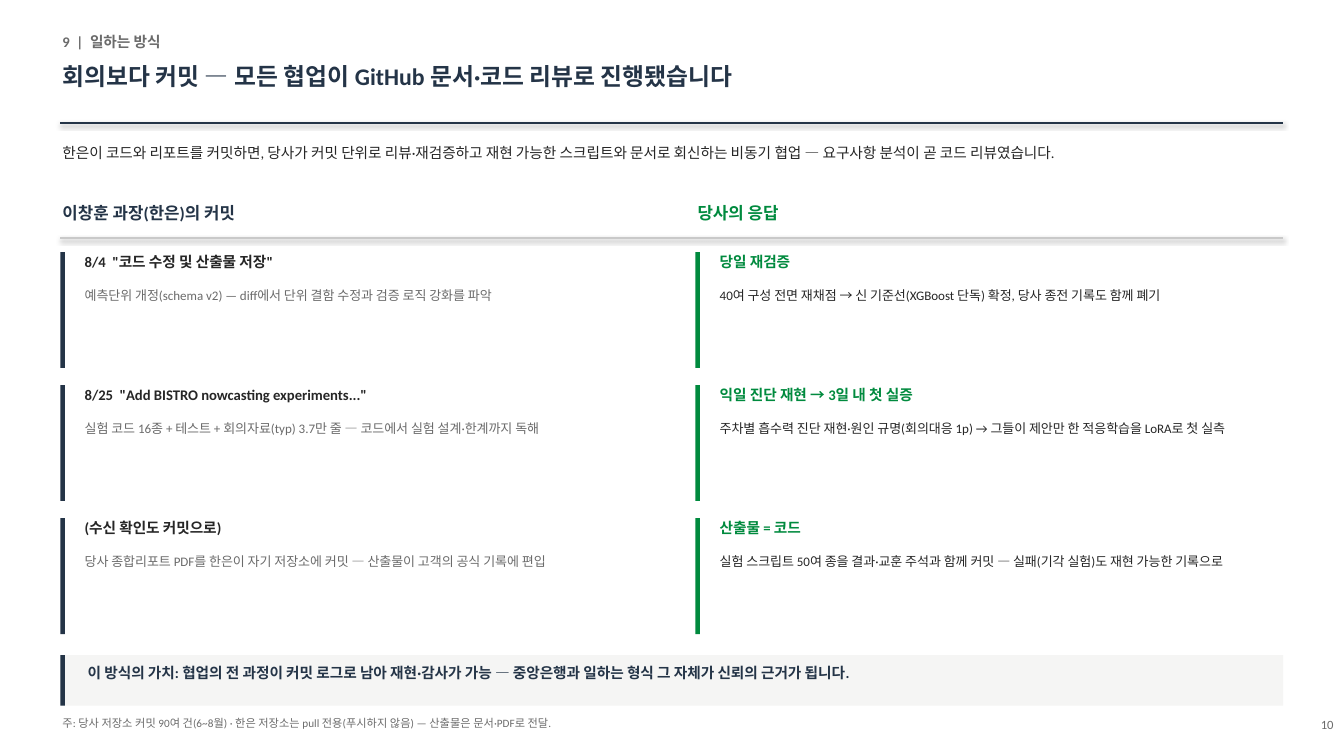
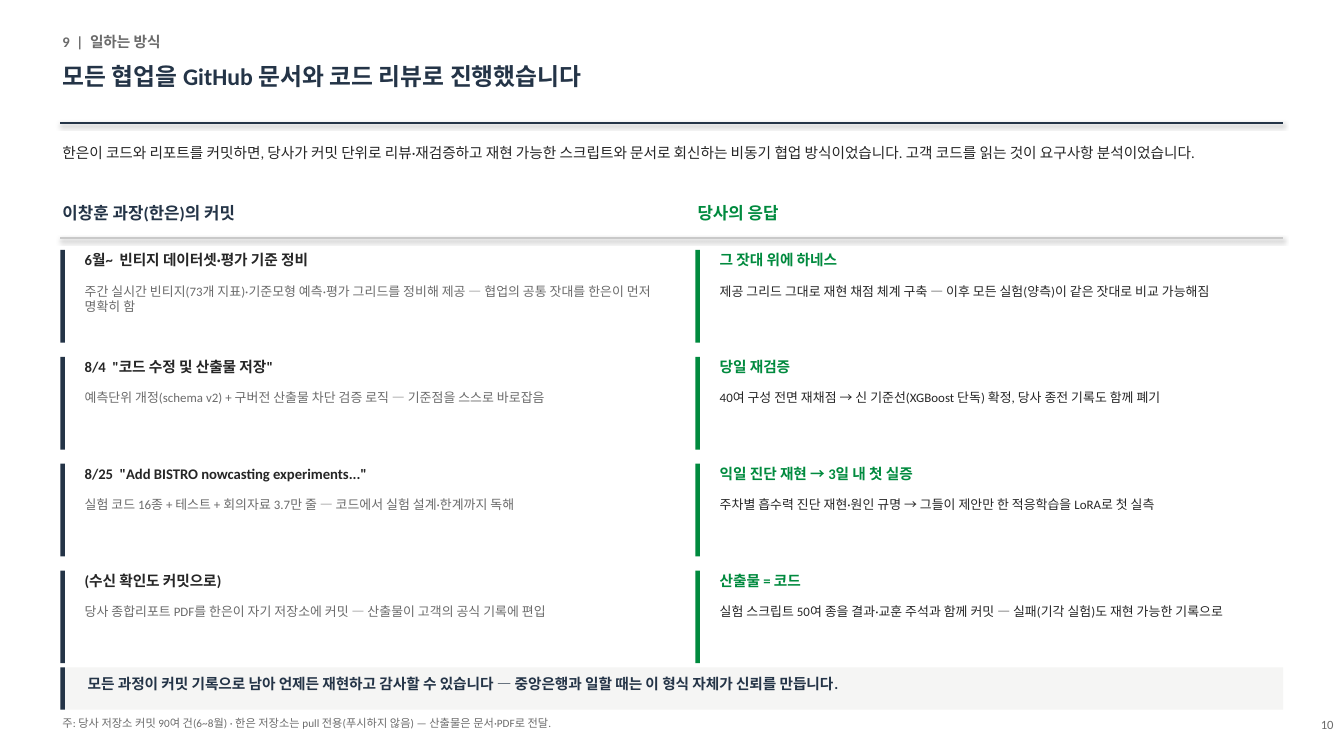
Before and after one commit to shezgone/bistro-lstm, a slide deck: slide 10 of docs/한은협업_여정보고_대표_2026-09-01.pptx. Drawn at 1344x756 pixels with LibreOffice and Linux fonts; fonts in the diff are those of the drawing. Boxes give left, top, right and bottom in pixels: in the first picture for what was removed or moved away, otherwise in the second. Text is boxed around its words. In the diff, an @@ line names an element or a change of style, - is before the commit and + after.

```diff
--- a/docs/한은협업_여정보고_대표_2026-09-01.pptx
+++ b/docs/한은협업_여정보고_대표_2026-09-01.pptx
@@ text at bbox=[62, 65, 582, 87]: text changed @@
-회의보다 커밋 — 모든 협업이 GitHub 문서·코드 리뷰로 진행됐습니다
+모든 협업을 GitHub 문서와 코드 리뷰로 진행했습니다
@@ text at bbox=[62, 145, 1195, 160]: text changed @@
-한은이 코드와 리포트를 커밋하면, 당사가 커밋 단위로 리뷰·재검증하고 재현 가능한 스크립트와 문서로 회신하는 비동기 협업 — 요구사항 분석이 곧 코드 리뷰였습니다.
+한은이 코드와 리포트를 커밋하면, 당사가 커밋 단위로 리뷰·재검증하고 재현 가능한 스크립트와 문서로 회신하는 비동기 협업 방식이었습니다. 고객 코드를 읽는 것이 요구사항 분석이었습니다.
@@ rectangle: place and size @@
-rectangle at bbox=[60, 252, 65, 368]
+rectangle at bbox=[60, 250, 65, 343]
@@ text added at bbox=[85, 252, 308, 267], 10.5 pt, text #262626, bold @@
+6월~ 빈티지 데이터셋·평가 기준 정비
@@ rectangle: place and size @@
-rectangle at bbox=[696, 252, 700, 368]
+rectangle at bbox=[696, 250, 700, 343]
@@ text added at bbox=[720, 252, 837, 267], 10.5 pt, text #008A3E, bold @@
+그 잣대 위에 하네스
@@ text at bbox=[85, 285, 651, 312]: text changed; size 9.3 to 9.2 pt @@
-예측단위 개정(schema v2) — diff에서 단위 결함 수정과 검증 로직 강화를 파악
+주간 실시간 빈티지(73개 지표)·기준모형 예측·평가 그리드를 정비해 제공 — 협업의 공통 잣대를 한은이 먼저 명확히 함
@@ text added at bbox=[720, 285, 1210, 298], 9.2 pt, text #262626 @@
+제공 그리드 그대로 재현 채점 체계 구축 — 이후 모든 실험(양측)이 같은 잣대로 비교 가능해짐
@@ rectangle: place and size @@
-rectangle at bbox=[60, 385, 65, 501]
+rectangle at bbox=[60, 357, 65, 450]
@@ text "8/4 "코드 수정 및 산출물 ...": place and size @@
-text "8/4 "코드 수정 및 산출물 ..." at bbox=[85, 254, 272, 269]
+text "8/4 "코드 수정 및 산출물 ..." at bbox=[85, 359, 272, 374]
@@ rectangle: place and size @@
-rectangle at bbox=[696, 385, 700, 501]
+rectangle at bbox=[696, 357, 700, 450]
@@ text "당일 재검증": place and size @@
-text "당일 재검증" at bbox=[720, 254, 790, 269]
+text "당일 재검증" at bbox=[720, 359, 790, 374]
@@ size 9.3 to 9.2 pt in 3 elements at bbox=[85, 605, 546, 617], bbox=[720, 605, 1223, 618], bbox=[720, 391, 1161, 404] @@
@@ text "40여 구성 전면 재채점 → ...": place and size @@
-text "40여 구성 전면 재채점 → ..." at bbox=[720, 289, 1161, 302]
+text "40여 구성 전면 재채점 → ..." at bbox=[720, 391, 1161, 404]
@@ text added at bbox=[85, 391, 545, 404], 9.2 pt, text #6B6B6B @@
+예측단위 개정(schema v2) + 구버전 산출물 차단 검증 로직 — 기준점을 스스로 바로잡음
@@ rectangle: place and size @@
-rectangle at bbox=[60, 518, 65, 634]
+rectangle at bbox=[60, 464, 65, 557]
@@ text "8/25 "Add BISTRO nowcasting experiments..."": place and size @@
-text "8/25 "Add BISTRO nowcasting experiments..."" at bbox=[85, 389, 367, 403]
+text "8/25 "Add BISTRO nowcasting experiments..."" at bbox=[85, 468, 367, 482]
@@ rectangle: place and size @@
-rectangle at bbox=[696, 518, 700, 634]
+rectangle at bbox=[696, 464, 700, 557]
@@ text "익일 진단 재현 → 3일 ...": place and size @@
-text "익일 진단 재현 → 3일 ..." at bbox=[720, 387, 913, 402]
+text "익일 진단 재현 → 3일 ..." at bbox=[720, 466, 913, 481]
@@ text at bbox=[85, 498, 514, 510]: text changed; size 9.3 to 9.2 pt @@
-실험 코드 16종 + 테스트 + 회의자료(typ) 3.7만 줄 — 코드에서 실험 설계·한계까지 독해
+실험 코드 16종 + 테스트 + 회의자료 3.7만 줄 — 코드에서 실험 설계·한계까지 독해
@@ text at bbox=[720, 498, 1155, 510]: text changed; size 9.3 to 9.2 pt @@
-주차별 흡수력 진단 재현·원인 규명(회의대응 1p) → 그들이 제안만 한 적응학습을 LoRA로 첫 실측
+주차별 흡수력 진단 재현·원인 규명 → 그들이 제안만 한 적응학습을 LoRA로 첫 실측
@@ rectangle added at bbox=[60, 571, 65, 663], fill #243447 @@
@@ text "(수신 확인도 커밋으로)": place and size @@
-text "(수신 확인도 커밋으로)" at bbox=[85, 520, 221, 535]
+text "(수신 확인도 커밋으로)" at bbox=[85, 573, 221, 588]
@@ rectangle added at bbox=[696, 571, 700, 663], fill #008A3E @@
@@ text "산출물 = 코드": place and size @@
-text "산출물 = 코드" at bbox=[720, 521, 801, 534]
+text "산출물 = 코드" at bbox=[720, 574, 801, 587]
@@ text "당사 종합리포트 PDF를 한은이 자기 ...": place and size @@
-text "당사 종합리포트 PDF를 한은이 자기 ..." at bbox=[85, 555, 546, 567]
+text "당사 종합리포트 PDF를 한은이 자기 ..." at bbox=[85, 605, 546, 617]
@@ text "실험 스크립트 50여 종을 결과·교훈 ...": place and size @@
-text "실험 스크립트 50여 종을 결과·교훈 ..." at bbox=[720, 555, 1223, 568]
+text "실험 스크립트 50여 종을 결과·교훈 ..." at bbox=[720, 605, 1223, 618]
@@ rectangle: place and size @@
-rectangle at bbox=[60, 655, 1284, 706]
+rectangle at bbox=[60, 667, 1284, 710]
@@ rectangle: place and size @@
-rectangle at bbox=[60, 655, 65, 706]
+rectangle at bbox=[60, 667, 65, 710]
@@ text at bbox=[88, 676, 839, 691]: text changed @@
-이 방식의 가치: 협업의 전 과정이 커밋 로그로 남아 재현·감사가 가능 — 중앙은행과 일하는 형식 그 자체가 신뢰의 근거가 됩니다.
+모든 과정이 커밋 기록으로 남아 언제든 재현하고 감사할 수 있습니다 — 중앙은행과 일할 때는 이 형식 자체가 신뢰를 만듭니다.
```
Also in this commit, not shown: 7 other slides changed, 1 other file.
